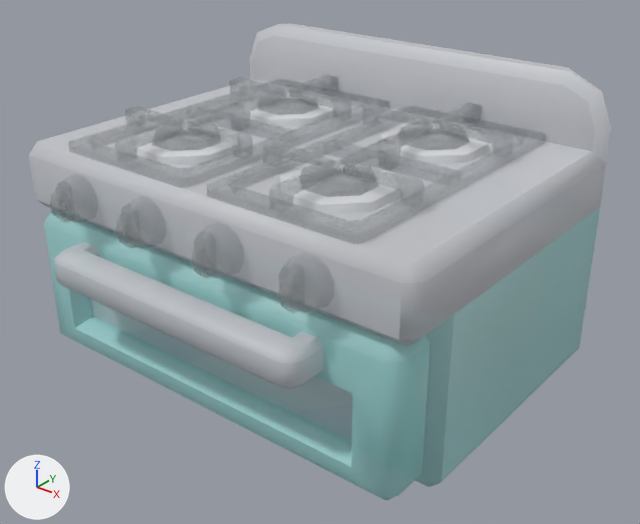
The FBX model Assets/Models/TinyTreats Kitchen/stove.fbx as it was, and as the next commit left it.
Before and after are seen from a camera (50 mm lens) standing at (2.26, -2.78, 2.19) and looking at (0.1, -0.09, 0.52). The lights are fixed; the arrows at lower left show +X, +Y and +Z. Objects named as collision shapes, trigger or cutter boxes, shadow casters or lower levels of detail are left out. Where no turn or scale is listed for an object, it has been applied to the vertices.

Names of what the first picture shows: 'stove', 'stove_door'.
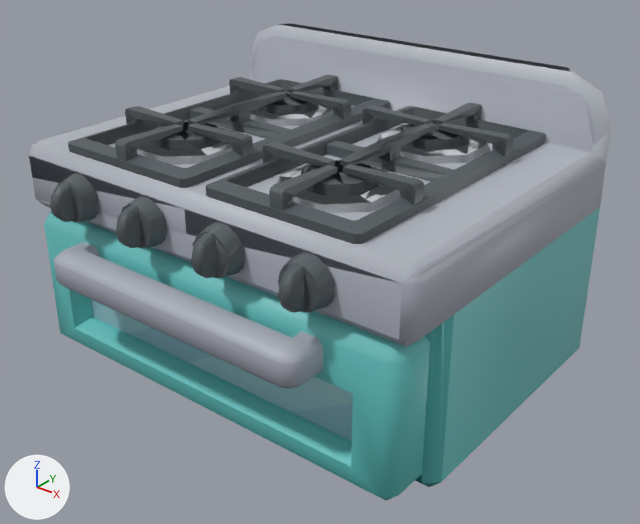
The change, as JSON lines over the scene's bpy script:
```json
{"op": "set", "path": "img_tiny_treats_texture_1_png", "old": "load_image('tiny_treats_texture_1.png', 'tiny_treats_texture_1.png', 1024, 1024, 'Non-Color')", "new": "load_image('tiny_treats_texture_1.png', 'tiny_treats_texture_1.png', 1024, 1024, 'sRGB')"}
{"op": "remove", "block": "mat_tiny_treats_1", "code": "n3 = _N.new('ShaderNodeTexImage'); n3.name = 'Image Texture.001'"}
{"op": "remove", "block": "mat_tiny_treats_1", "code": "n3.image = img_tiny_treats_texture_1_png"}
{"block": "mat_tiny_treats_1", "where": "n0 = _N.new('ShaderNodeBsdfPrincipled'); n0.name = 'Principled BSDF'"}
{"op": "remove", "block": "mat_tiny_treats_1", "code": "_L.new(n3.outputs[0], n0.inputs[4])  # 'Color' to 'Alpha'"}
{"block": "mat_tiny_treats_1", "where": "n2 = _N.new('ShaderNodeTexImage'); n2.name = 'Image Texture'"}
{"op": "add", "block": "mat_tiny_treats_1", "code": "_L.new(n2.outputs[1], n0.inputs[4])  # 'Alpha' to 'Alpha'"}
{"op": "add", "block": "me_stove_001", "code": ["me_stove_001 = bpy.data.meshes.new('stove.001')", "me_stove_001.from_pydata(...)  # 490 vertices, 448 faces; spans x -1.0..1.0, y -0.9..0.75, z 0.0..1.3", "me_stove_001.materials.append(mat_tiny_treats_1)  # picture img_tiny_treats_texture_1_png"]}
{"op": "add", "block": "ob_stove_lod1", "code": ["ob_stove_lod1 = bpy.data.objects.new('stove_LOD1', me_stove_001)", "ob_stove_lod1.location = (0.0, 0.0, 0.0)"]}
```

What differs and where, as boxes [x1, y1, x2, y2] in the pictures (640 x 524 px):
```json
{"object": "stove", "change": "surface changed", "before": [29, 23, 611, 487], "after": [29, 23, 611, 487]}
{"object": "stove_door", "change": "surface changed", "before": [44, 209, 430, 501], "after": [44, 209, 430, 501]}
{"object": "stove_LOD1", "change": "added", "after": [29, 23, 611, 486]}
```
